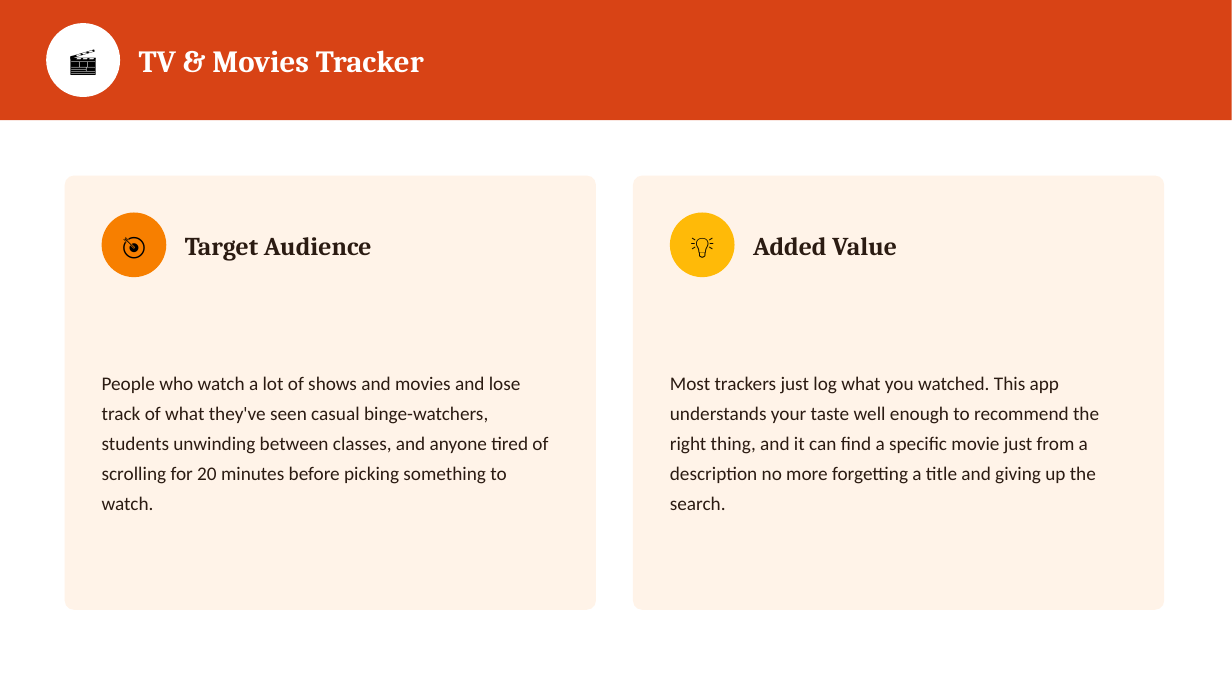
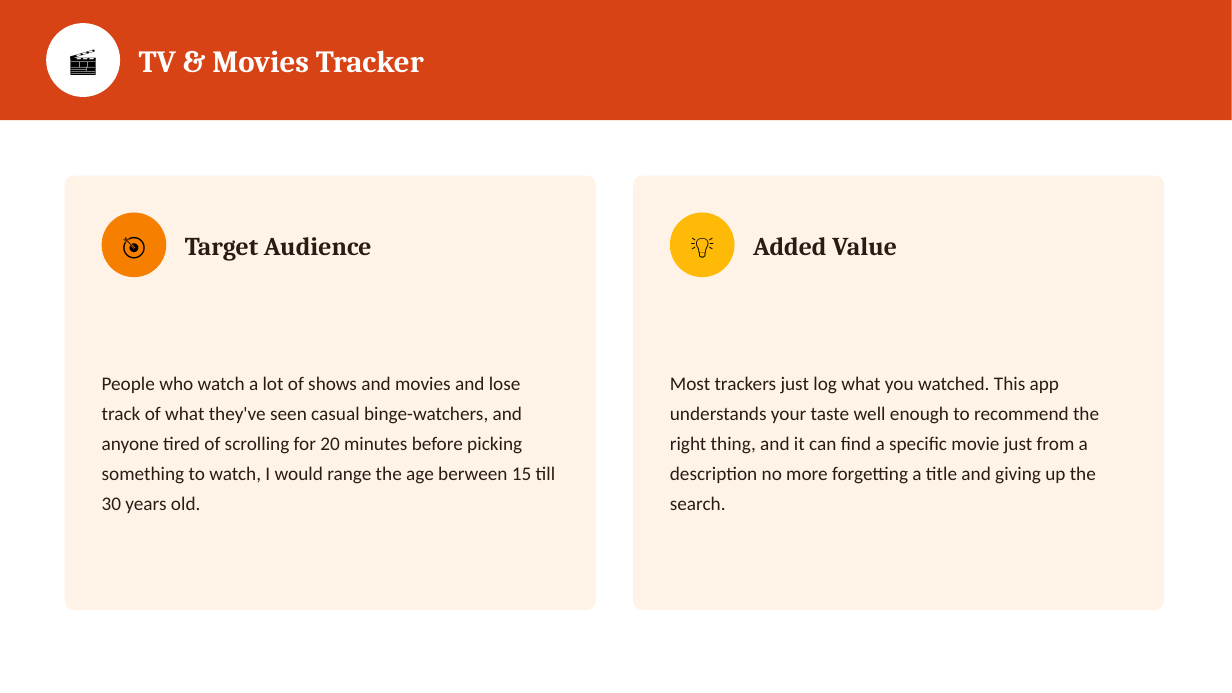
Before and after one commit to malakmsameh/Masterpiece, a slide deck: slide 2 of three_ideas.pptx. Drawn at 1232x693 pixels with LibreOffice and Linux fonts; fonts in the diff are those of the drawing. Boxes give left, top, right and bottom in pixels: in the first picture for what was removed or moved away, otherwise in the second. Text is boxed around its words. In the diff, an @@ line names an element or a change of style, - is before the commit and + after.

Commit message:
edited the age range

```diff
--- a/three_ideas.pptx
+++ b/three_ideas.pptx
@@ text at (102,376,556,513): text changed @@
-People who watch a lot of shows and movies and lose track of what they've seen casual binge-watchers, students unwinding between classes, and anyone tired of scrolling for 20 minutes before picking something to watch.
+People who watch a lot of shows and movies and lose track of what they've seen casual binge-watchers, and anyone tired of scrolling for 20 minutes before picking something to watch, I would range the age berween 15 till 30 years old.
```
Also in this commit, not shown: 2 other slides changed.
